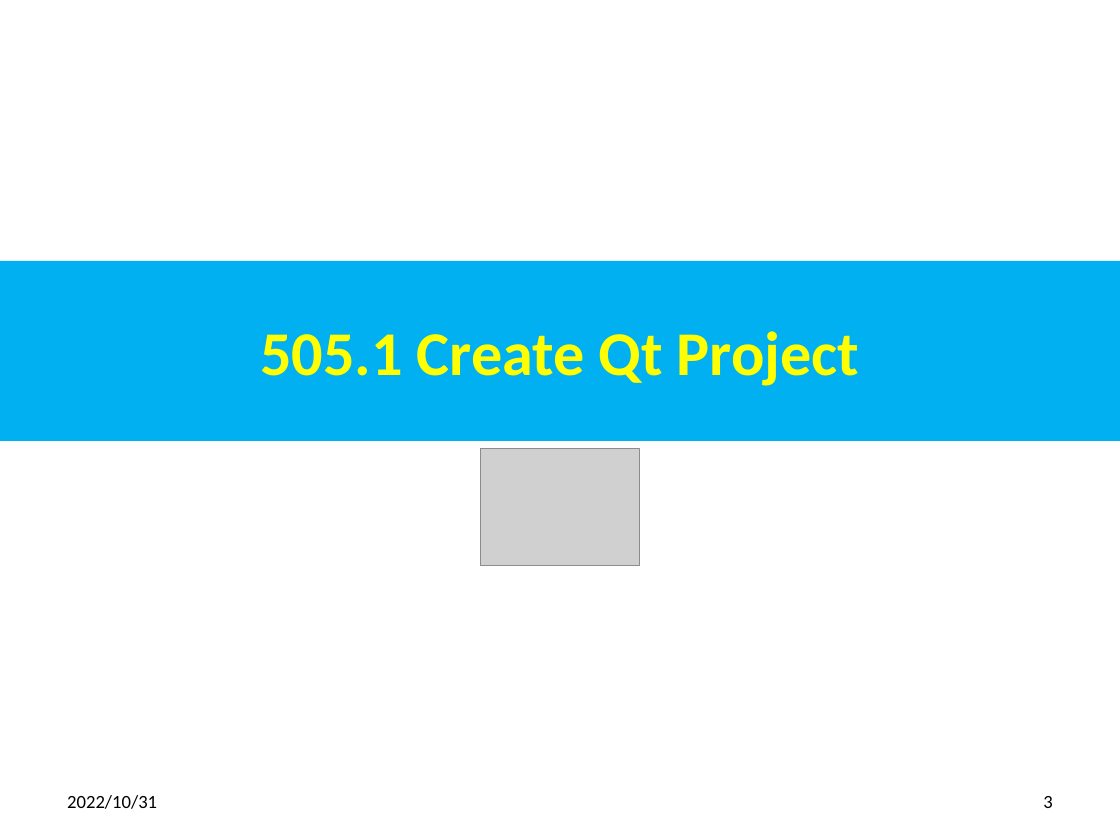
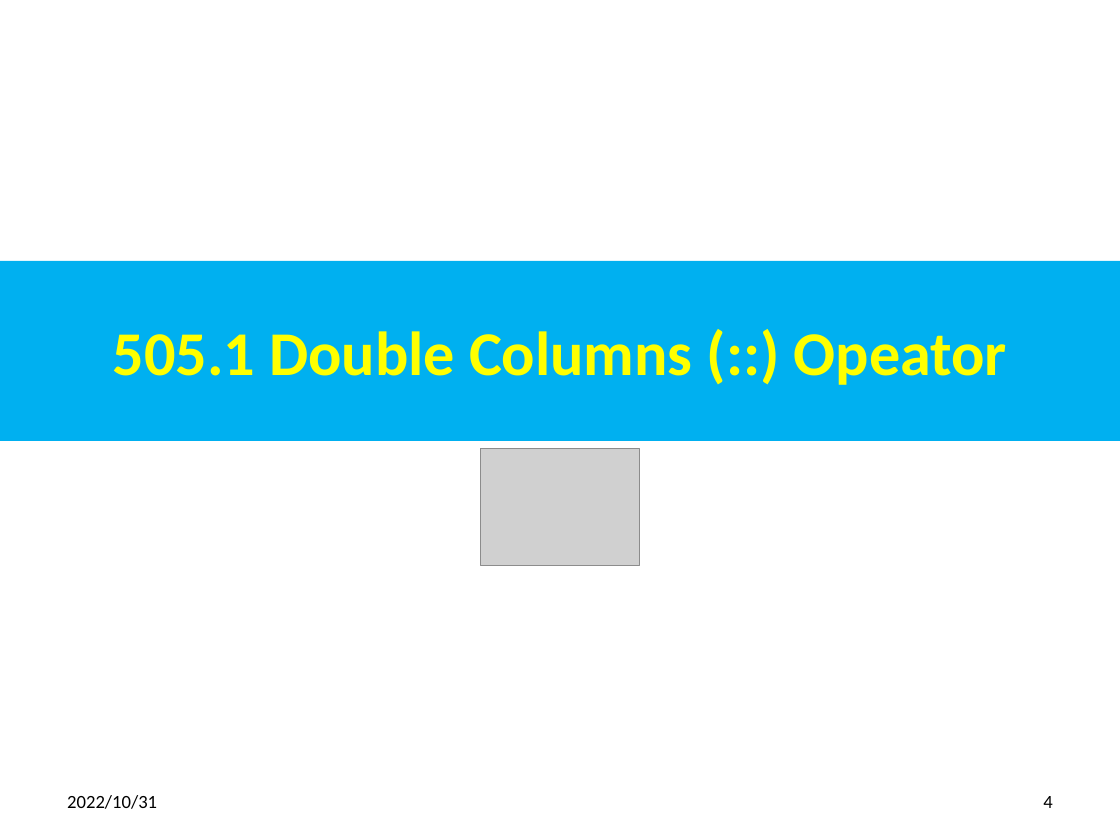
Before and after one commit to peterhchen/012_Qt, a slide deck: slide 4 of 505_Operator_Difference.pptx (slide 3 before the commit). Drawn at 1120x840 pixels with LibreOffice and Linux fonts; fonts in the diff are those of the drawing; grey boxes stand for pictures. Boxes give left, top, right and bottom in pixels: in the first picture for what was removed or moved away, otherwise in the second. Text is boxed around its words. In the diff, an @@ line names an element or a change of style, - is before the commit and + after.

```diff
--- a/505_Operator_Difference.pptx
+++ b/505_Operator_Difference.pptx
@@ title at bbox=[113, 331, 1007, 385]: text changed @@
-505.1 Create Qt Project
+505.1 Double Columns (::) Opeator
@@ page number at bbox=[1043, 796, 1052, 808]: text changed @@
-3
+4
```
Also in this commit, not shown: 2 other slides changed, 6 slides added, 1 other file.
